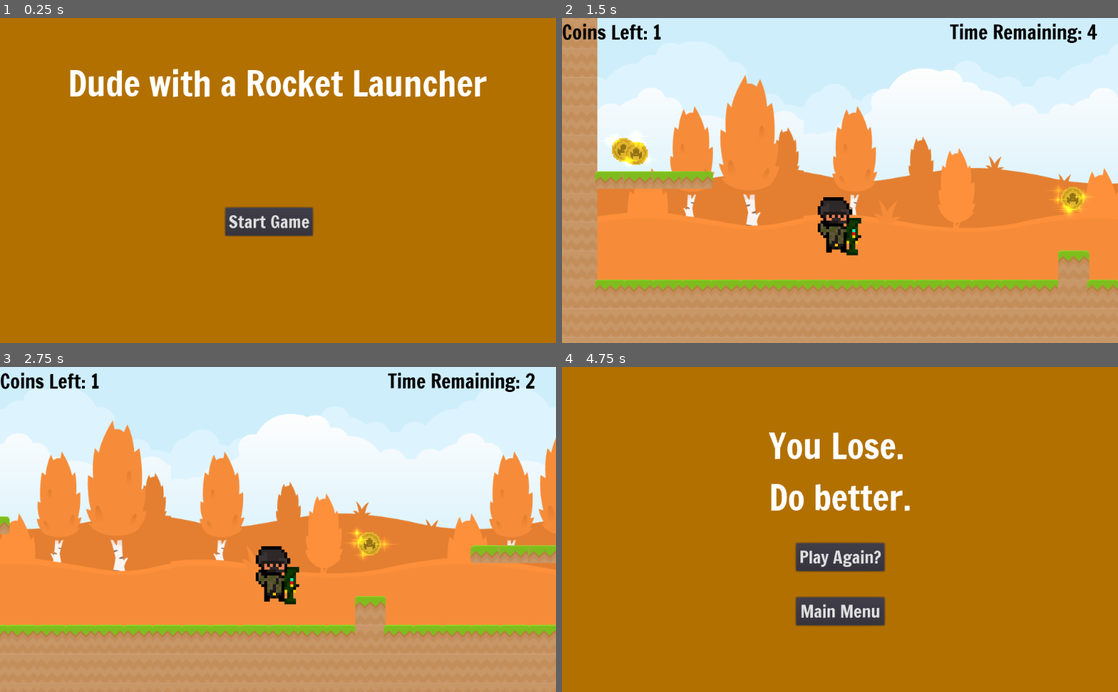
Above: before the commit, frames 1-4 (two rows, left to right).
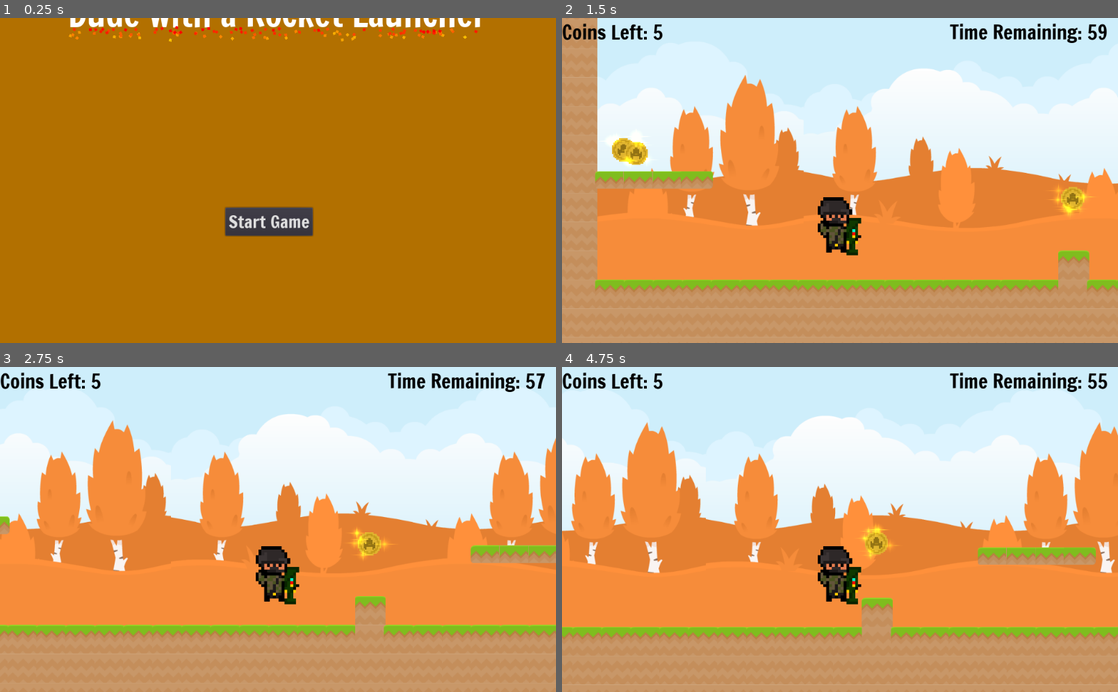
Above: after the commit, the same moments.

Repository: bsu-cs315/P2-ncbarber
Game: Godot game, scene res://src/Title.tscn
Same seed, same stepped clock (60 frames per second), same inputs: the game is played once before the commit and once after it.
Inputs:
- Up to frame 1 (0.25 s): no input
- Up to frame 2 (1.5 s): click "Start Game" at 0.5 s; hold D (right) from 1.28 s (still down); hold W (jump) from 1.28 s (still down)
- Up to frame 3 (2.75 s): keep holding D (right); release W (jump) at 2.03 s; tap Space (rocket_launch) at 2.1 s; tap W (jump) at 2.27, 2.3, 2.57 s
- Up to frame 4 (4.75 s): release D (right) at 2.78 s; hold Left (left) 2.78-3.53 s; hold W (jump) 2.78-3.53 s; hold D (right) from 3.53 s (still down); tap Space (rocket_launch) at 3.6 s; tap W (jump) at 3.77, 3.8, 4.07 s; hold W (jump) from 4.28 s (still down)

The runs differ from the first frame. In frame 1, 4.6% of the frame differs, in the area x 12-88%, y 0-25%; in frame 2, 0.2%; in frame 3, 0.1%; in frame 4, 99%, in the area x 0-100%, y 0-100%.

Commit message:
Title Animation

Diff:
--- a/project/src/Character.tscn
+++ b/project/src/Character.tscn
@@ -30,37 +30,27 @@
 angle_random = 1.0
 color_ramp = SubResource( 2 )
 
-[sub_resource type="Gradient" id=6]
+[sub_resource type="Gradient" id=4]
 offsets = PoolRealArray( 0, 0.434629 )
 colors = PoolColorArray( 0.171875, 1, 0, 1, 0.5625, 0.342773, 0, 1 )
 
-[sub_resource type="GradientTexture" id=7]
-gradient = SubResource( 6 )
+[sub_resource type="GradientTexture" id=5]
+gradient = SubResource( 4 )
 
-[sub_resource type="ParticlesMaterial" id=8]
+[sub_resource type="ParticlesMaterial" id=6]
 emission_shape = 2
 emission_box_extents = Vector3( 6, 1, 1 )
 flag_disable_z = true
 gravity = Vector3( 0, 98, 0 )
 orbit_velocity = 0.0
 orbit_velocity_random = 0.0
-color_ramp = SubResource( 7 )
+color_ramp = SubResource( 5 )
 
-[sub_resource type="SpriteFrames" id=4]
+[sub_resource type="SpriteFrames" id=7]
 animations = [ {
 "frames": [ ExtResource( 1 ) ],
 "loop": true,
 "name": "idle",
-"speed": 5.0
-}, {
-"frames": [ ExtResource( 6 ) ],
-"loop": true,
-"name": "jumping",
-"speed": 5.0
-}, {
-"frames": [ ExtResource( 1 ), ExtResource( 2 ), ExtResource( 5 ), ExtResource( 3 ), ExtResource( 5 ) ],
-"loop": true,
-"name": "walking",
 "speed": 5.0
 }, {
 "frames": [ ExtResource( 5 ) ],
@@ -72,9 +62,19 @@
 "loop": true,
 "name": "rocket",
 "speed": 5.0
+}, {
+"frames": [ ExtResource( 1 ), ExtResource( 2 ), ExtResource( 5 ), ExtResource( 3 ), ExtResource( 5 ) ],
+"loop": true,
+"name": "walking",
+"speed": 5.0
+}, {
+"frames": [ ExtResource( 6 ) ],
+"loop": true,
+"name": "jumping",
+"speed": 5.0
 } ]
 
-[sub_resource type="RectangleShape2D" id=5]
+[sub_resource type="RectangleShape2D" id=8]
 extents = Vector2( 247.046, 324.343 )
 
 [node name="Character" type="KinematicBody2D"]
@@ -99,18 +99,18 @@
 scale = Vector2( 5, 5 )
 amount = 15
 lifetime = 0.5
-process_material = SubResource( 8 )
+process_material = SubResource( 6 )
 
 [node name="AnimatedSprite" type="AnimatedSprite" parent="."]
 position = Vector2( -1.7803, 1.77881 )
 scale = Vector2( 0.2, 0.2 )
-frames = SubResource( 4 )
+frames = SubResource( 7 )
 animation = "jumping"
 
 [node name="CollisionShape2D" type="CollisionShape2D" parent="."]
 position = Vector2( -0.21228, 0.612473 )
 scale = Vector2( 0.2, 0.2 )
-shape = SubResource( 5 )
+shape = SubResource( 8 )
 
 [node name="Camera" type="Camera2D" parent="."]
 offset = Vector2( 0, -100 )
--- a/project/src/HUD.tscn
+++ b/project/src/HUD.tscn
@@ -35,6 +35,6 @@
 }
 
 [node name="Timer" type="Timer" parent="."]
-wait_time = 5.0
+wait_time = 60.0
 one_shot = true
 autostart = true
--- a/project/src/Level.gd
+++ b/project/src/Level.gd
@@ -2,7 +2,7 @@
 
 
 var character : KinematicBody2D
-var score := 1
+var score := 5
 var timer := 0
 var running := true
 
--- a/project/src/Level.tscn
+++ b/project/src/Level.tscn
@@ -251,5 +251,3 @@
 tile_data = PoolIntArray( -1310667, 1, 0, -1310666, 1, 0, -1245131, 1, 0, -1245130, 1, 0, -1179595, 1, 0, -1179594, 1,  …(7272 unchanged characters)…
 
 [node name="HUD" parent="." instance=ExtResource( 3 )]
-
-[connection signal="Win" from="." to="." method="_on_Level_Win"]
--- a/project/src/Title.gd
+++ b/project/src/Title.gd
@@ -3,3 +3,8 @@
 
 func _on_StartGame_pressed():
 	var _ignored := get_tree().change_scene("res://src/Level.tscn")
+
+
+func _on_WordDrop_animation_finished(_anim_name):
+	$DudeWithRocketLauncher/FlyIn.play("FlyIn")
+	$Label/Float.play("Float")
--- a/project/src/Title.tscn
+++ b/project/src/Title.tscn
@@ -1,7 +1,12 @@
-[gd_scene load_steps=5 format=2]
+[gd_scene load_steps=20 format=2]
 
 [ext_resource path="res://assets/fonts/FrancoisOne-Regular.ttf" type="DynamicFontData" id=1]
 [ext_resource path="res://src/Title.gd" type="Script" id=2]
+[ext_resource path="res://assets/rocket_jump/RocketJump.png" type="Texture" id=6]
+[ext_resource path="res://assets/rocket_jump/RocketJump3.png" type="Texture" id=8]
+[ext_resource path="res://assets/rocket_jump/RocketJump2.png" type="Texture" id=9]
+[ext_resource path="res://assets/rocket_jump/RocketJump5.png" type="Texture" id=11]
+[ext_resource path="res://assets/rocket_jump/RocketJump4.png" type="Texture" id=12]
 
 [sub_resource type="DynamicFont" id=1]
 size = 32
@@ -10,6 +15,96 @@
 [sub_resource type="DynamicFont" id=2]
 size = 64
 font_data = ExtResource( 1 )
+
+[sub_resource type="Gradient" id=4]
+colors = PoolColorArray( 1, 0, 0, 1, 0.97168, 1, 0, 1 )
+
+[sub_resource type="GradientTexture" id=5]
+gradient = SubResource( 4 )
+
+[sub_resource type="ParticlesMaterial" id=6]
+lifetime_randomness = 0.5
+emission_shape = 2
+emission_box_extents = Vector3( 75, 1, 1 )
+flag_disable_z = true
+gravity = Vector3( 0, 98, 0 )
+orbit_velocity = 0.0
+orbit_velocity_random = 0.0
+angle = 360.0
+angle_random = 1.0
+color_ramp = SubResource( 5 )
+
+[sub_resource type="Animation" id=8]
+resource_name = "WordDrop"
+length = 2.0
+tracks/0/type = "value"
+tracks/0/path = NodePath(".:rect_position")
+tracks/0/interp = 2
+tracks/0/loop_wrap = true
+tracks/0/imported = false
+tracks/0/enabled = true
+tracks/0/keys = {
+"times": PoolRealArray( 0, 1, 2 ),
+"transitions": PoolRealArray( 1, 1, 1 ),
+"update": 0,
+"values": [ Vector2( 125, -100 ), Vector2( 125, 125 ), Vector2( 125, 75 ) ]
+}
+
+[sub_resource type="Animation" id=12]
+resource_name = "Float"
+length = 2.0
+loop = true
+tracks/0/type = "value"
+tracks/0/path = NodePath(".:rect_position")
+tracks/0/interp = 2
+tracks/0/loop_wrap = true
+tracks/0/imported = false
+tracks/0/enabled = true
+tracks/0/keys = {
+"times": PoolRealArray( 0, 1, 2 ),
+"transitions": PoolRealArray( 1, 1, 1 ),
+"update": 0,
+"values": [ Vector2( 125, 75 ), Vector2( 125, 125 ), Vector2( 125, 75 ) ]
+}
+
+[sub_resource type="SpriteFrames" id=3]
+animations = [ {
+"frames": [ ExtResource( 6 ), ExtResource( 9 ), ExtResource( 8 ), ExtResource( 12 ), ExtResource( 11 ) ],
+"loop": true,
+"name": "rocket",
+"speed": 5.0
+} ]
+
+[sub_resource type="Gradient" id=9]
+colors = PoolColorArray( 1, 0, 0, 1, 1, 0.960938, 0, 1 )
+
+[sub_resource type="GradientTexture" id=10]
+gradient = SubResource( 9 )
+
+[sub_resource type="ParticlesMaterial" id=11]
+emission_shape = 2
+emission_box_extents = Vector3( 3, 1, 1 )
+flag_disable_z = true
+gravity = Vector3( 0, 98, 0 )
+orbit_velocity = 0.0
+orbit_velocity_random = 0.0
+color_ramp = SubResource( 10 )
+
+[sub_resource type="Animation" id=7]
+resource_name = "FlyIn"
+length = 5.0
+tracks/0/type = "value"
+tracks/0/path = NodePath(".:position")
+tracks/0/interp = 2
+tracks/0/loop_wrap = true
+tracks/0/imported = false
+tracks/0/enabled = true
+tracks/0/keys = {
+"times": PoolRealArray( 0, 0.7, 1.5, 2.5, 3.5, 4.3, 5 ),
+"transitions": PoolRealArray( 1, 1, 1, 1, 1, 1, 1 ),
+"update": 0,
+"values": [ Vector2( 23.2454, 705.193 ), Vector2( 161.837, 377.613 ), Vector2( 403.742, 167.207 ), Vector2( 550.325, 51.8137 ), Vector2( 720.13, 200.699 ), Vector2( 986.532, 500.449 ), Vector2( 1130.68, 744.222 ) ]
+}
 
 [node name="Title" type="Control"]
 anchor_right = 1.0
@@ -48,13 +143,47 @@
 anchor_right = 0.5
 anchor_bottom = 0.5
 margin_left = 105.0
-margin_top = 55.0
+margin_top = 65.1254
 margin_right = 877.0
-margin_bottom = 147.0
+margin_bottom = 157.125
 custom_fonts/font = SubResource( 2 )
 text = "Dude with a Rocket Launcher"
 __meta__ = {
 "_edit_use_anchors_": false
 }
 
+[node name="Fire" type="Particles2D" parent="Label"]
+position = Vector2( 378.07, 75.3352 )
+scale = Vector2( 5, 5 )
+amount = 225
+lifetime = 0.5
+process_material = SubResource( 6 )
+
+[node name="WordDrop" type="AnimationPlayer" parent="Label"]
+autoplay = "WordDrop"
+anims/WordDrop = SubResource( 8 )
+
+[node name="Float" type="AnimationPlayer" parent="Label"]
+anims/Float = SubResource( 12 )
+
+[node name="DudeWithRocketLauncher" type="AnimatedSprite" parent="."]
+position = Vector2( 23.2454, 705.193 )
+scale = Vector2( 0.2, 0.2 )
+frames = SubResource( 3 )
+animation = "rocket"
+frame = 1
+playing = true
+
+[node name="FireLauncherRight" type="Particles2D" parent="DudeWithRocketLauncher"]
+position = Vector2( 150.024, 231.565 )
+scale = Vector2( 20, 20 )
+amount = 15
+lifetime = 0.5
+process_material = SubResource( 11 )
+
+[node name="FlyIn" type="AnimationPlayer" parent="DudeWithRocketLauncher"]
+method_call_mode = 1
+anims/FlyIn = SubResource( 7 )
+
 [connection signal="pressed" from="StartGame" to="." method="_on_StartGame_pressed"]
+[connection signal="animation_finished" from="Label/WordDrop" to="." method="_on_WordDrop_animation_finished"]
Not shown, changed: README.md
